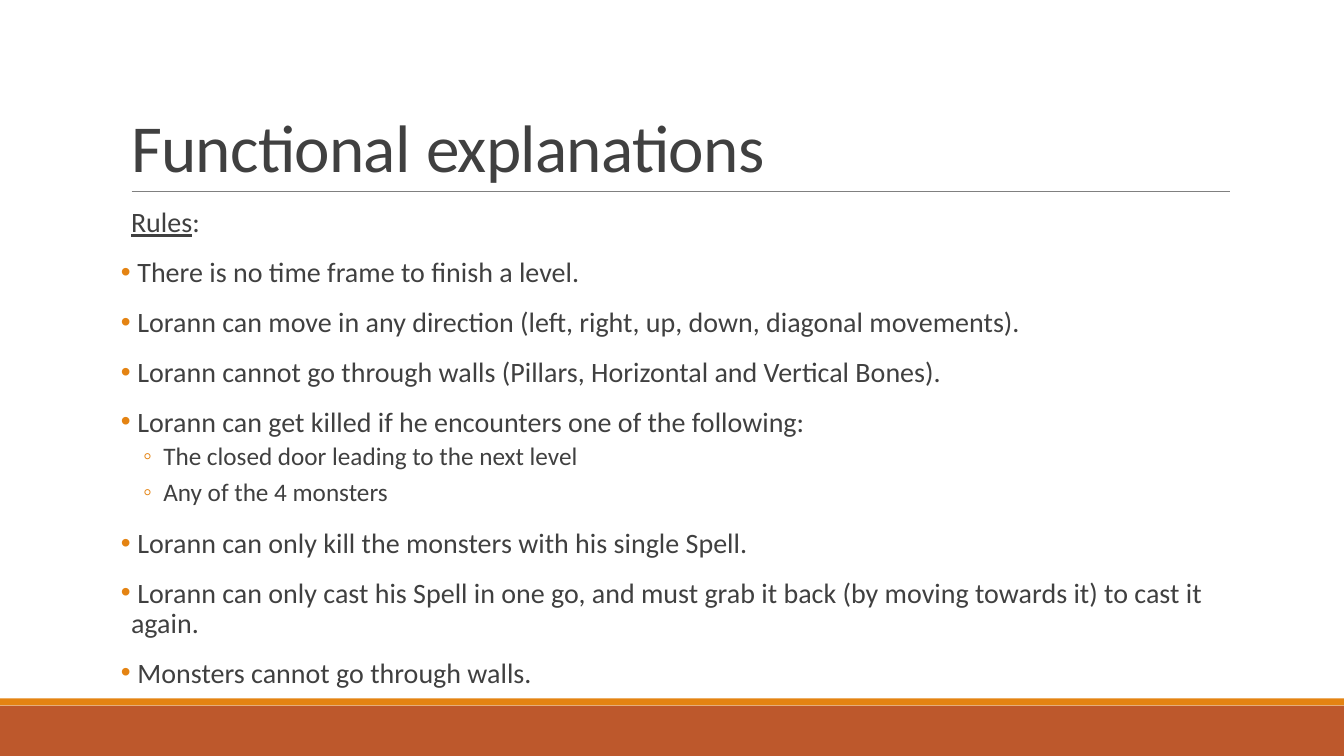
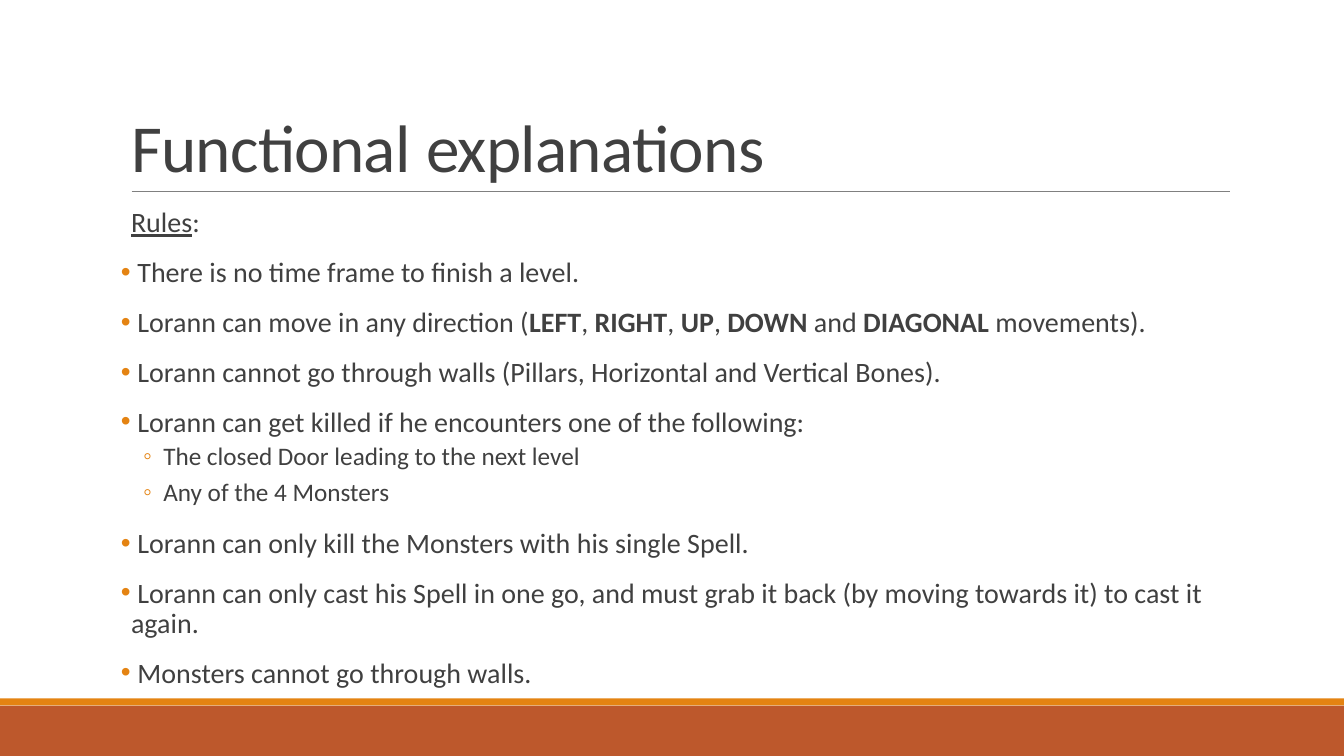
Before and after one commit to Studisys/Lorann-Java-Project----Exia-CESI-A1, a slide deck: slide 11 of Deliverables/Lorann - PowerPoint.pptx. Drawn at 1344x756 pixels with LibreOffice and Linux fonts; fonts in the diff are those of the drawing. Boxes give left, top, right and bottom in pixels: in the first picture for what was removed or moved away, otherwise in the second. Text is boxed around its words. In the diff, an @@ line names an element or a change of style, - is before the commit and + after.

Commit message:
pptx

```diff
--- a/Deliverables/Lorann - PowerPoint.pptx
+++ b/Deliverables/Lorann - PowerPoint.pptx
@@ text at (x1=137, y1=311, x2=1145, y2=337): text changed @@
-• Lorann can move in any direction (left, right, up, down, diagonal movements).
+• Lorann can move in any direction (LEFT, RIGHT, UP, DOWN and DIAGONAL movements).
@@ text at (x1=137, y1=447, x2=748, y2=558): text changed @@
-  ◦ The closed door leading to the next level
-  ◦ Any of the 4 monsters
-• Lorann can only kill the monsters with his single Spell.
+  ◦ The closed Door leading to the next level
+  ◦ Any of the 4 Monsters
+• Lorann can only kill the Monsters with his single Spell.
```
Also in this commit, not shown: 1 other slide changed.
